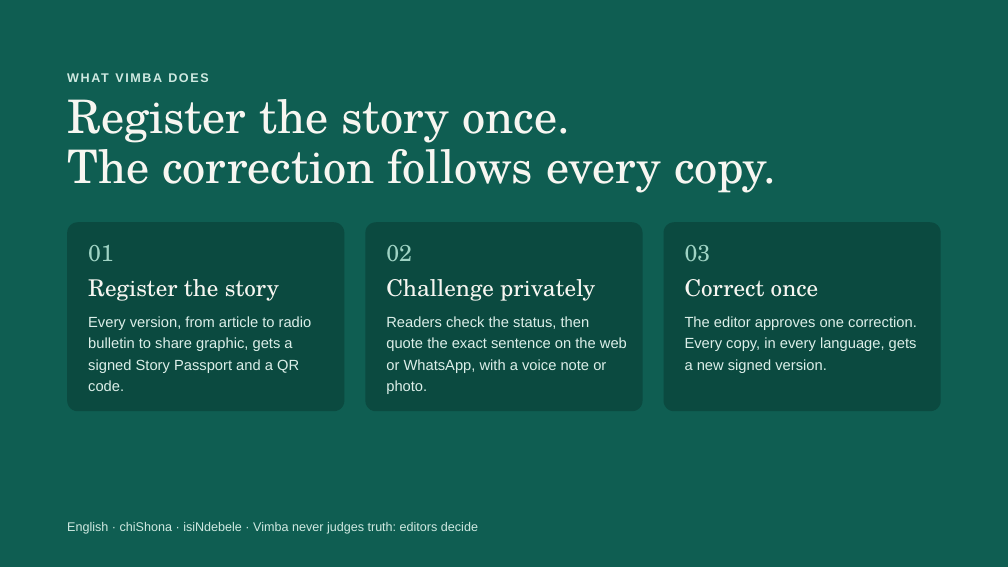
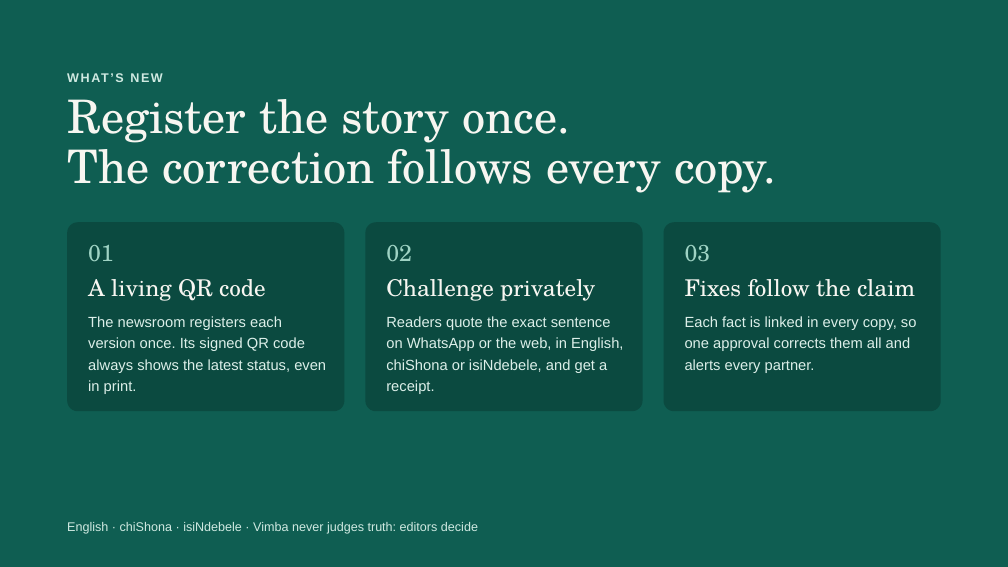
Before and after one commit to harrymakoni-netizen/Vimba-platform-, a slide deck: slide 4 of presentation/Vimba_Pitch_Final.pptx. Drawn at 1008x567 pixels with LibreOffice and Linux fonts; fonts in the diff are those of the drawing. Boxes give left, top, right and bottom in pixels: in the first picture for what was removed or moved away, otherwise in the second. Text is boxed around its words. In the diff, an @@ line names an element or a change of style, - is before the commit and + after.

```diff
--- a/presentation/Vimba_Pitch_Final.pptx
+++ b/presentation/Vimba_Pitch_Final.pptx
@@ text at box(115, 73, 123, 82): text changed @@
-WHAT VIMBA DOES
+WHAT’S NEW
@@ text at box(88, 279, 266, 301): text changed @@
-Register the story
+A living QR code
@@ text at box(685, 279, 915, 297): text changed @@
-Correct once
+Fixes follow the claim
@@ text at box(88, 316, 326, 394): text changed @@
-Every version, from article to radio bulletin to share graphic, gets a signed Story Passport and a QR code.
+The newsroom registers each version once. Its signed QR code always shows the latest status, even in print.
@@ text at box(386, 316, 623, 394): text changed @@
-Readers check the status, then quote the exact sentence on the web or WhatsApp, with a voice note or photo.
+Readers quote the exact sentence on WhatsApp or the web, in English, chiShona or isiNdebele, and get a receipt.
@@ text at box(685, 316, 917, 373): text changed @@
-The editor approves one correction. Every copy, in every language, gets a new signed version.
+Each fact is linked in every copy, so one approval corrects them all and alerts every partner.
```
Also in this commit, not shown: 3 other slides changed, 1 slide added, 1 other file.
